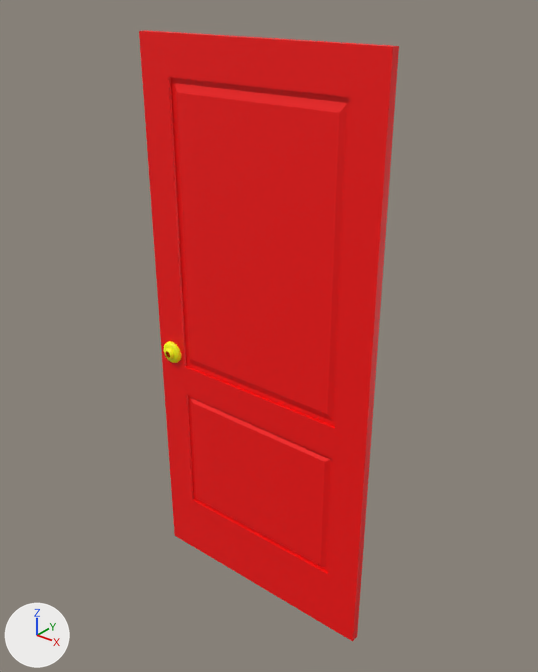
The glTF model assets/doors/doorway_door_4.glb, before and after one commit.
The view is the same before and after, from a 50 mm lens placed at (1.45, 1.26, 2.19), pointed at (0.01, 3.05, 1.08). The lights are fixed; the arrows at lower left show +X, +Y and +Z. Where no turn or scale is listed for an object, it has been applied to the vertices. Vertices at the same position are counted once.

The older version as bpy lines, for what is in view:
```python
me_mesh_010 = bpy.data.meshes.new('Mesh.010')
me_mesh_010.from_pydata(...)  # 312 vertices, 596 faces; spans x -0.46..0.46, y 2.96..3.04, z 0.0..2.03
# faces by material slot: [188, 408]
me_mesh_010.materials.append(mat_doorway_primary_mat)  # red #ff0000
me_mesh_010.materials.append(mat_doorway_secondary_mat)  # yellow #ffff00
ob_doorway_door_4 = bpy.data.objects.new('doorway_door_4', me_mesh_010)
ob_doorway_door_4.location = (0.0, 0.0, 0.0)
```
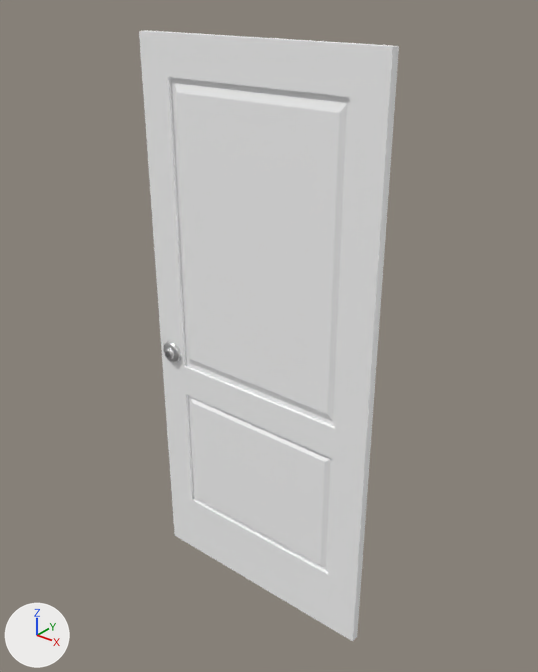
The change in detail:
Material 'Metal_Material' (mat_metal_material) is new.
Its base color is (0.8, 0.8, 0.8) (white #e7e7e7).
Its metallic is 1.0.
Its roughness is 0.3.
Material 'Frame_Material' (mat_frame_material) is new.
Its base color is (1.0, 1.0, 1.0) (white #ffffff).
me_mesh_010 has 312 vertices, 596 faces and spans x -0.46..0.46, y 2.96..3.04, z 0.0..2.03.
me_mesh_010 is used by ob_doorway_door_4; location (0.0, 0.0, 0.0).
me_mesh_010 part 1: all 188 faces that had it switch from mat_doorway_primary_mat (red #ff0000) to mat_frame_material (white #ffffff).
me_mesh_010 part 2: all 408 faces that had it switch from mat_doorway_secondary_mat (yellow #ffff00) to mat_metal_material (white #e7e7e7).

Pixel boxes (x1, y1, x2, y2) of what changed, in the pictures (538 x 672 px):
part 1 of me_mesh_010, recoloured (red to white)
    both: (139, 30, 399, 641)
part 2 of me_mesh_010, recoloured (yellow to white)
    both: (163, 341, 181, 363)
